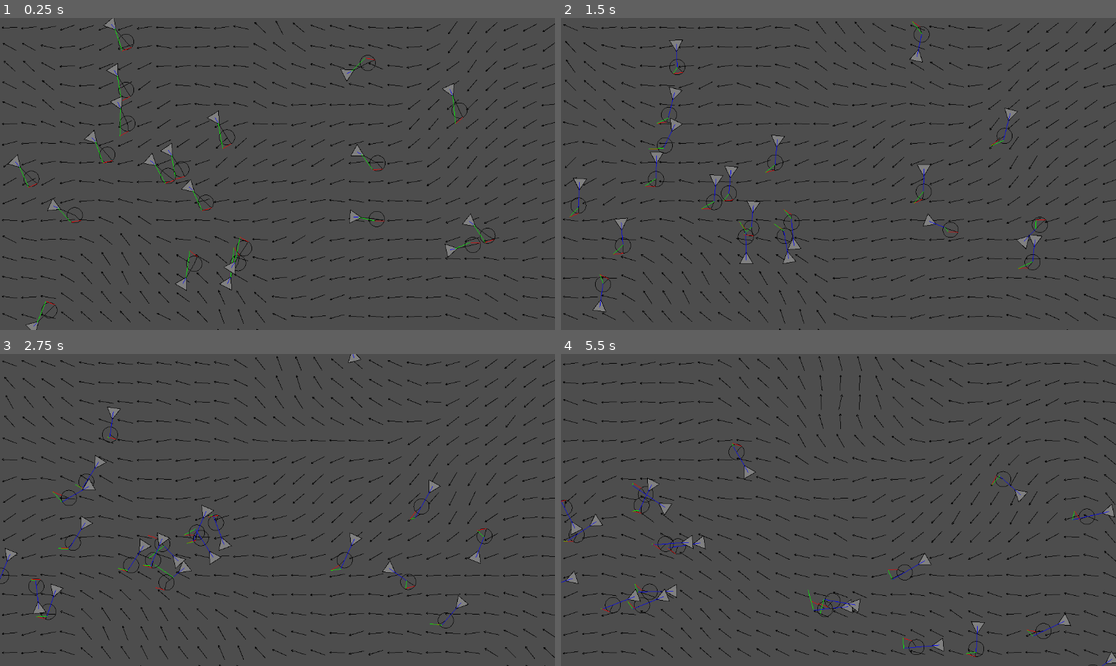
Above: before the commit, frames 1-4 (two rows, left to right).
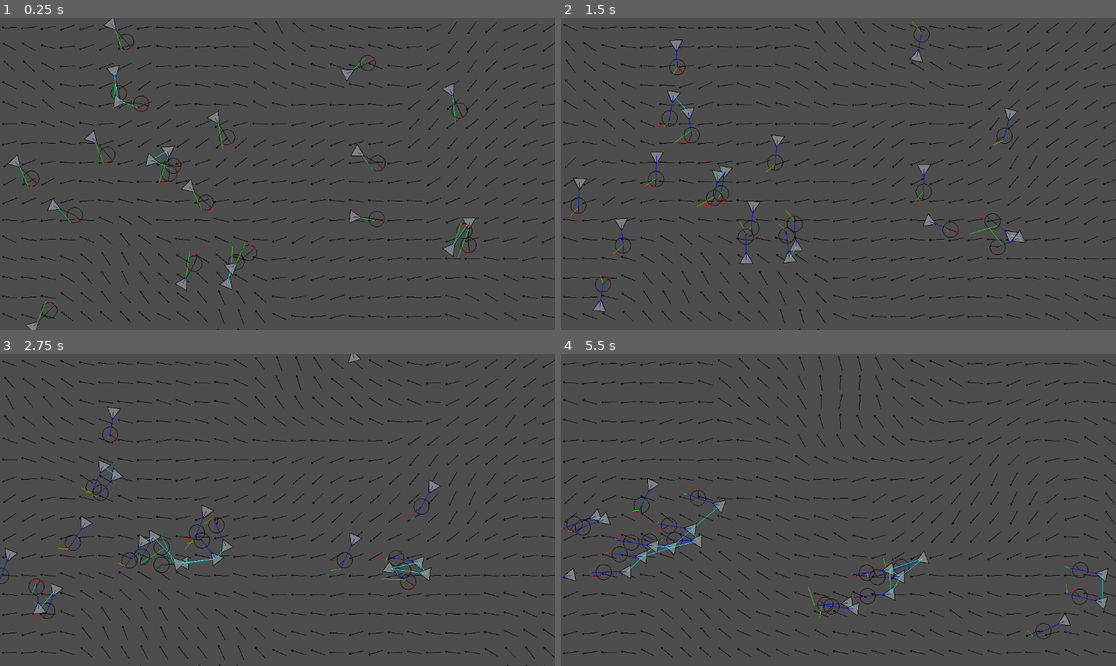
Above: after the commit, the same moments.

Repository: WSQS/godot-little-games
Game: Godot game, scene res://games/noc-flow-fields/scene/main.tscn
The game is run twice, just before and just after one commit, with the same random seed, the same clock (stepped at 60 frames per second) and the same inputs. This scene is started directly instead of the project's main scene.
Inputs (mouse positions are in pixels of both pictures, inside the frame that each line leads up to):
- Up to frame 1 (0.25 s): no input
- Up to frame 2 (1.5 s): tap Enter at 0.5 s; move the mouse to (960, 158) at 0.52 s; hold Right 0.53-1.28 s; click (960, 158) at 0.67 s; move the mouse to (727, 189) at 1.27 s; hold Down from 1.28 s (still down)
- Up to frame 3 (2.75 s): move the mouse to (333, 441) at 2.02 s; release Down at 2.03 s; hold Right from 2.03 s (still down)
- Up to frame 4 (5.5 s): move the mouse to (810, 572) at 2.77 s; release Right at 2.78 s; hold Up 2.78-3.53 s; click (810, 572) at 2.92 s; move the mouse to (1005, 556) at 3.52 s; hold Left 3.53-5.03 s; move the mouse to (672, 463) at 4.27 s; move the mouse to (866, 510) at 5.02 s; hold Down from 5.03 s (still down); click (866, 510) at 5.17 s

The runs differ from the first frame. In frame 1, 0.8% of the frame differs, in the area x 19-90%, y 14-88%; in frame 2, 1.1%; in frame 3, 1.5%; in frame 4, 2.7%, in the area x 0-100%, y 28-100%.

Commit message:
feat(flow-fields): improve boid flocking detection and debug visualization
Increase flocking detection range from 20 to 80 units and fix division by zero bug by checking `sum_count > 0`. Add `others` array to track nearby boids and draw debug lines to them.

Diff:
--- a/games/noc-flow-fields/script/boid.gd
+++ b/games/noc-flow-fields/script/boid.gd
@@ -12,12 +12,15 @@
 var offset := Vector2(r * 6, 0)
 var radius := r * 2
 
+var others: Array[Node2D] = []
+
 func _ready() -> void:
 	var size := get_viewport().get_visible_rect().size
 	position.x = randf_range(0, size.x)
 	position.y = randf_range(0, size.y)
 
 func _compute_desired() -> Vector2:
+	others.clear()
 	alpha += randf_range(-0.05, 0.05)
 	var result: Vector2 = (offset + Vector2.from_angle(alpha) * radius).rotated(rotation) + main.query_flow(position) * 20
 	var boids := manager.get_children()
@@ -27,13 +30,14 @@
 		if boid == self:
 			continue
 		var distance := position - boid.get_position()
-		if distance.length() < 20:
+		if distance.length() < 80:
+			others.append(boid)
 			result += distance.normalized() * 500 / distance.length()
 			var diff_velocity = boid.velocity - velocity;
 			result += diff_velocity * 20 / distance.length()
 			position_sum += boid.position
 			sum_count += 1
-	if sum_count >= 0:
+	if sum_count > 0:
 		position_sum /= sum_count
 		var distance := position_sum - position
 		result += distance.normalized() * 20
@@ -68,3 +72,5 @@
 	draw_line(Vector2.ZERO, velocity.rotated(-rotation), Color.BLUE)
 	draw_line(offset + Vector2.from_angle(alpha) * radius, offset + Vector2.from_angle(alpha) * radius + main.query_flow(position).rotated(-rotation) * 20, Color.RED)
 	draw_line(velocity.rotated(-rotation), _compute_desired().rotated(-rotation), Color.GREEN)
+	for other in others:
+		draw_line(Vector2.ZERO, (other.position - position).rotated(-rotation), Color.CYAN)
